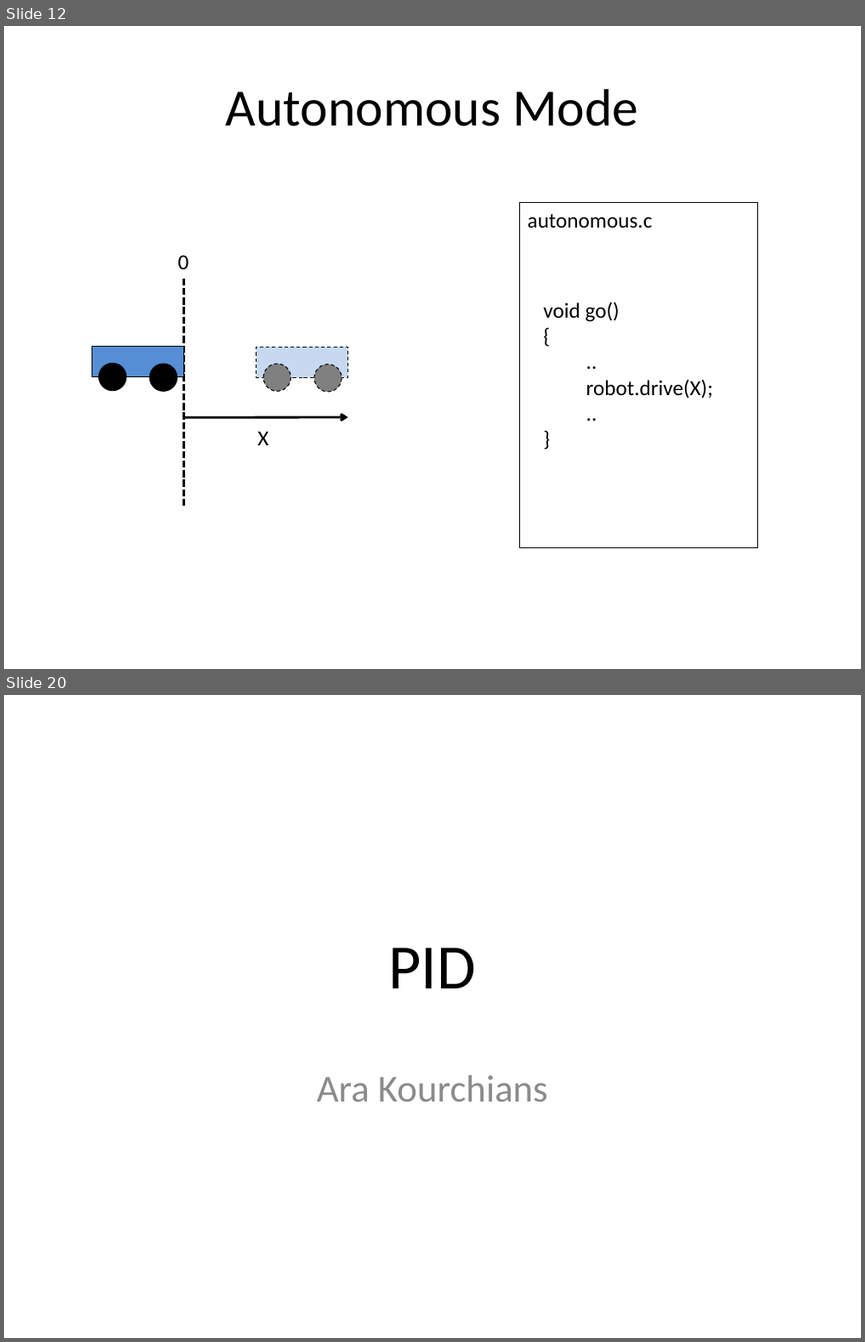
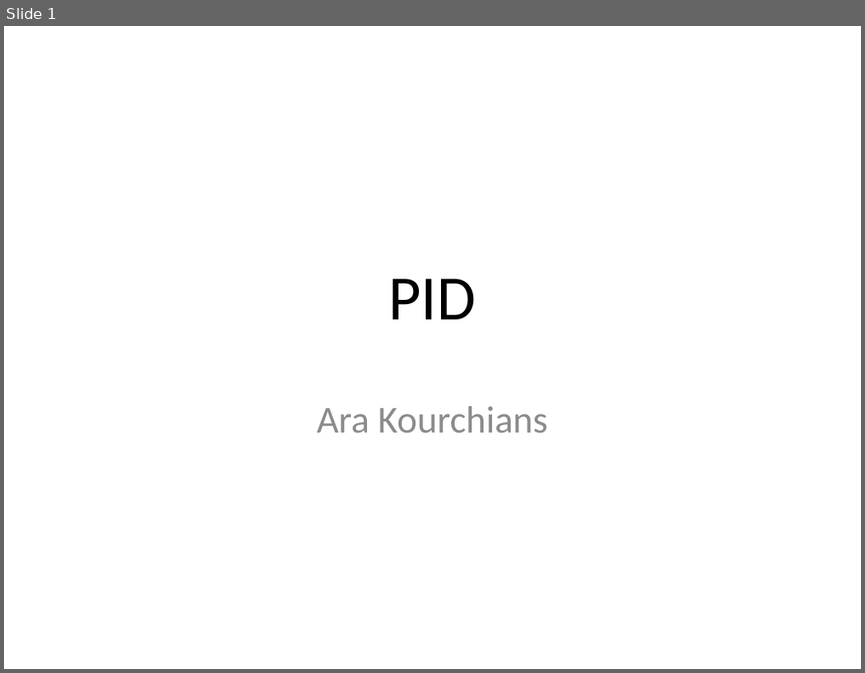
Before and after one commit to arkorobotics/PID, a slide deck: Documents/PID.pptx. Shown one above the other, each under a label of ours: slides 12 and 20 before the commit, slide 1 after it; the slides between them are not shown. The pictures are 865x1342 and 865x673 pixels, drawn with LibreOffice and Linux fonts; fonts in the diff are those of the drawing. Boxes give left, top, right and bottom in pixels: in the first picture for what was removed or moved away, otherwise in the second. Text is boxed around its words. In the diff, an @@ line names an element or a change of style, - is before the commit and + after.

```diff
--- a/Documents/PID.pptx
+++ b/Documents/PID.pptx
@@ slide 12 removed at (4,26,861,669), background #FFFFFF @@
@@ title removed at (226,89,638,126) @@
-Autonomous Mode
@@ rectangle removed at (519,203,757,548) @@
@@ text removed at (528,214,653,228) @@
-autonomous.c
@@ text removed at (178,255,189,269) @@
-0
@@ line removed from (183, 278) to (183, 505) @@
@@ text removed at (543,301,713,398) @@
-void go()
-{
-..
-robot.drive(X);
-..
-}
@@ rectangle removed at (92,346,183,377) @@
@@ rectangle removed at (256,346,347,377) @@
@@ ellipse removed at (99,363,126,390) @@
@@ ellipse removed at (149,363,177,391) @@
@@ ellipse removed at (263,363,291,391) @@
@@ ellipse removed at (314,363,341,391) @@
@@ arrow removed from (183, 418) to (347, 417) @@
@@ text removed at (257,431,268,445) @@
-X
@@ what was slide 20 is now slide 1 @@
```
Also in this commit, not shown: 18 other slides removed.
